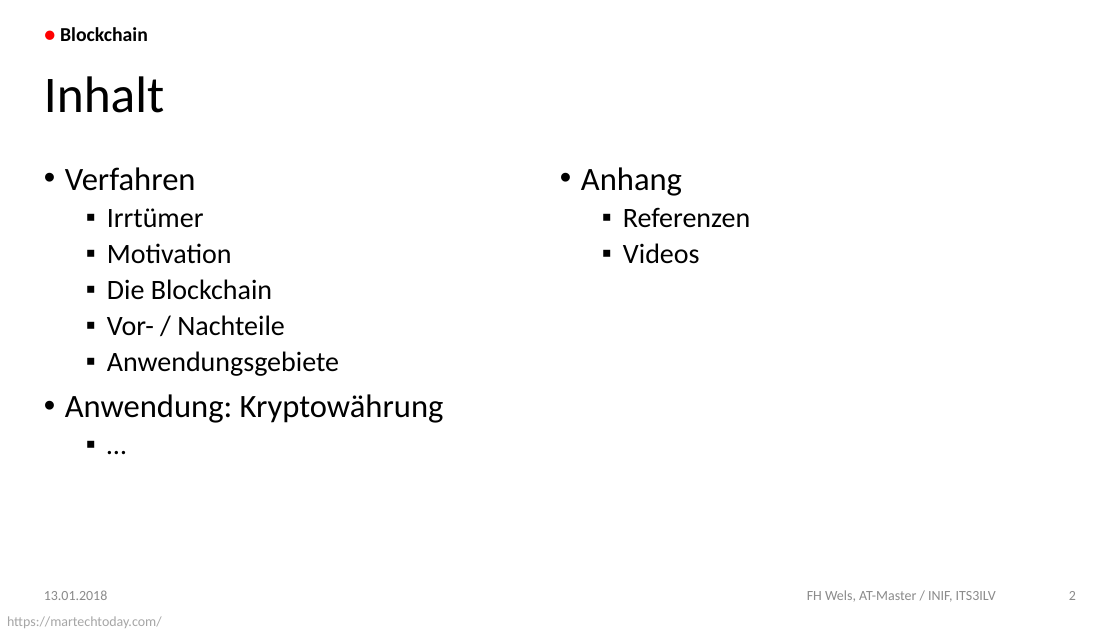
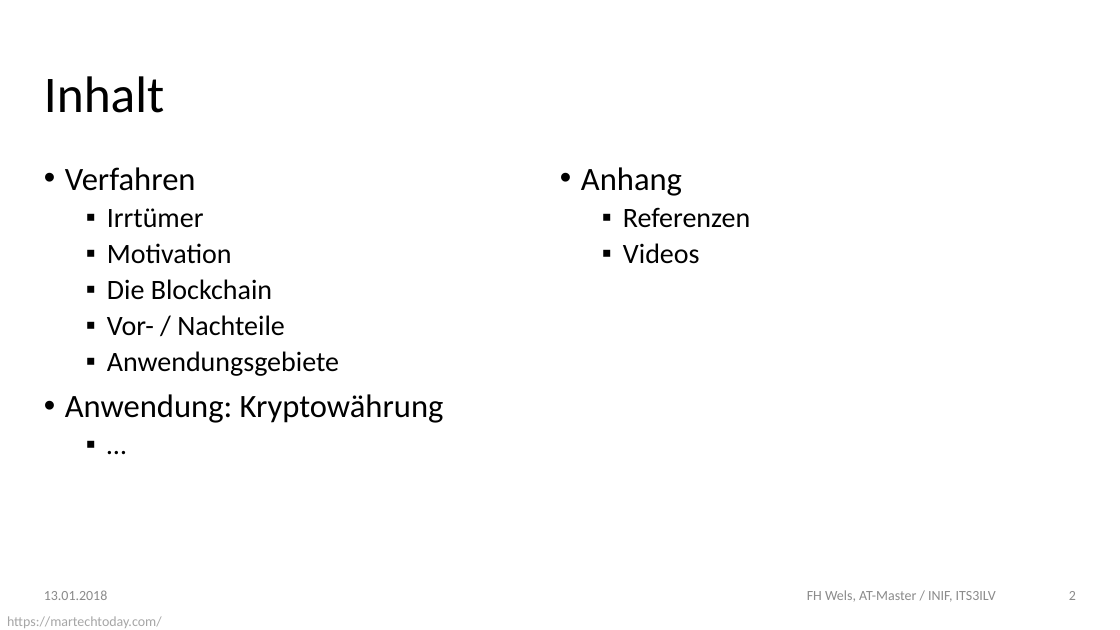
Before and after one commit to DoSchoe/ITS, a slide deck: slide 2 of Präsentation/Blockchain – Technologie.pptx. Drawn at 1120x630 pixels with LibreOffice and Linux fonts; fonts in the diff are those of the drawing; background and template pictures are left out. Boxes give left, top, right and bottom in pixels: in the first picture for what was removed or moved away, otherwise in the second. Text is boxed around its words. In the diff, an @@ line names an element or a change of style, - is before the commit and + after.

```diff
--- a/Präsentation/Blockchain – Technologie.pptx
+++ b/Präsentation/Blockchain – Technologie.pptx
@@ text removed at bbox=[60, 27, 148, 41] @@
-● Blockchain
```
Also in this commit, not shown: 4 other slides changed, 6 slides added, 1 other file.
